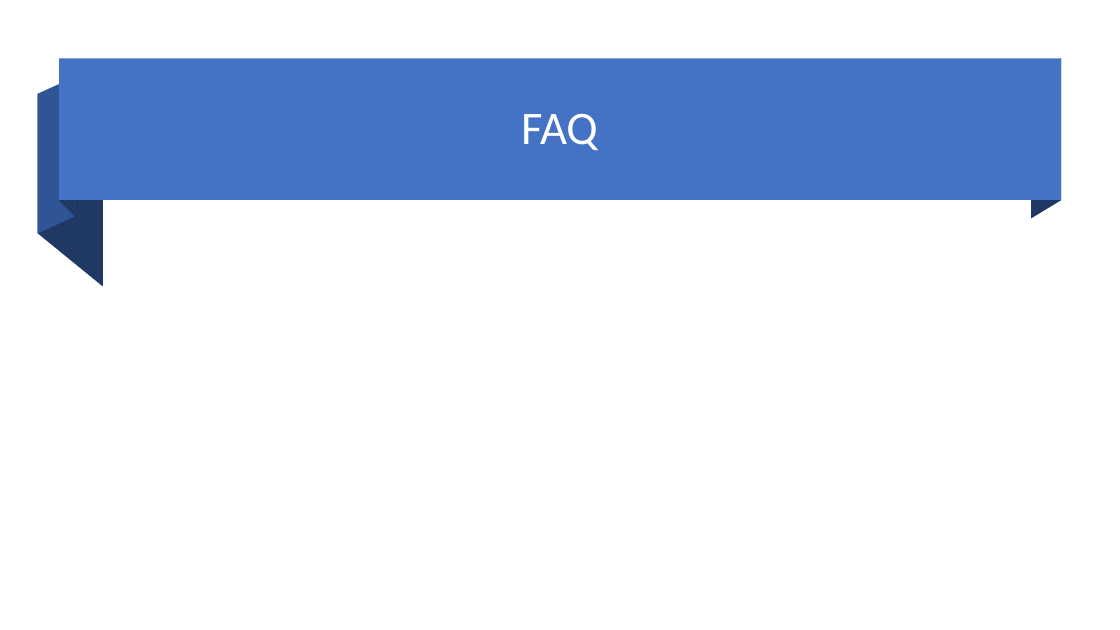
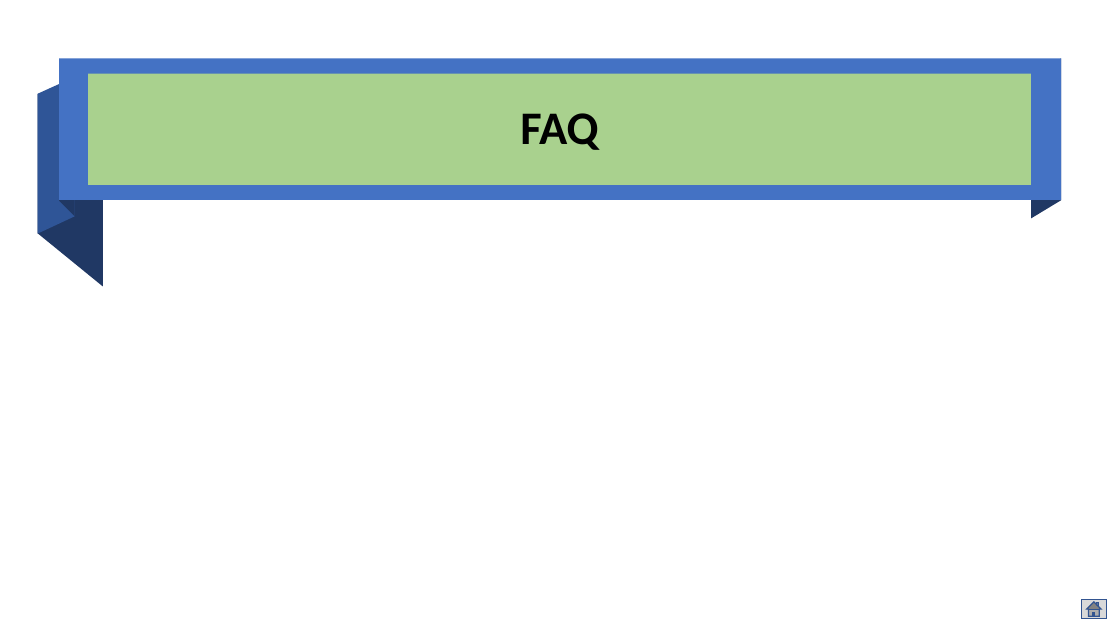
Before and after one commit to mjanwar/document, a slide deck: slide 19 of eTechlogix-Academic-Professional-Training-Plan.pptx (slide 10 before the commit). Drawn at 1120x630 pixels with LibreOffice and Linux fonts; fonts in the diff are those of the drawing. Boxes give left, top, right and bottom in pixels: in the first picture for what was removed or moved away, otherwise in the second. Text is boxed around its words. In the diff, an @@ line names an element or a change of style, - is before the commit and + after.

```diff
--- a/eTechlogix-Academic-Professional-Training-Plan.pptx
+++ b/eTechlogix-Academic-Professional-Training-Plan.pptx
@@ title "FAQ": place and size @@
-title "FAQ" at bbox=[521, 113, 598, 150]
+title "FAQ" at bbox=[88, 74, 1032, 186]
@@ title "FAQ" at bbox=[88, 74, 1032, 186]: text colour #FFFFFF to #000000, bold on; fill none to #A9D18E @@
@@ action button home added at bbox=[1082, 600, 1107, 619], fill #D9D9D9, outline #325491 1 pt @@
```
Also in this commit, not shown: 9 other slides changed, 11 slides added.
